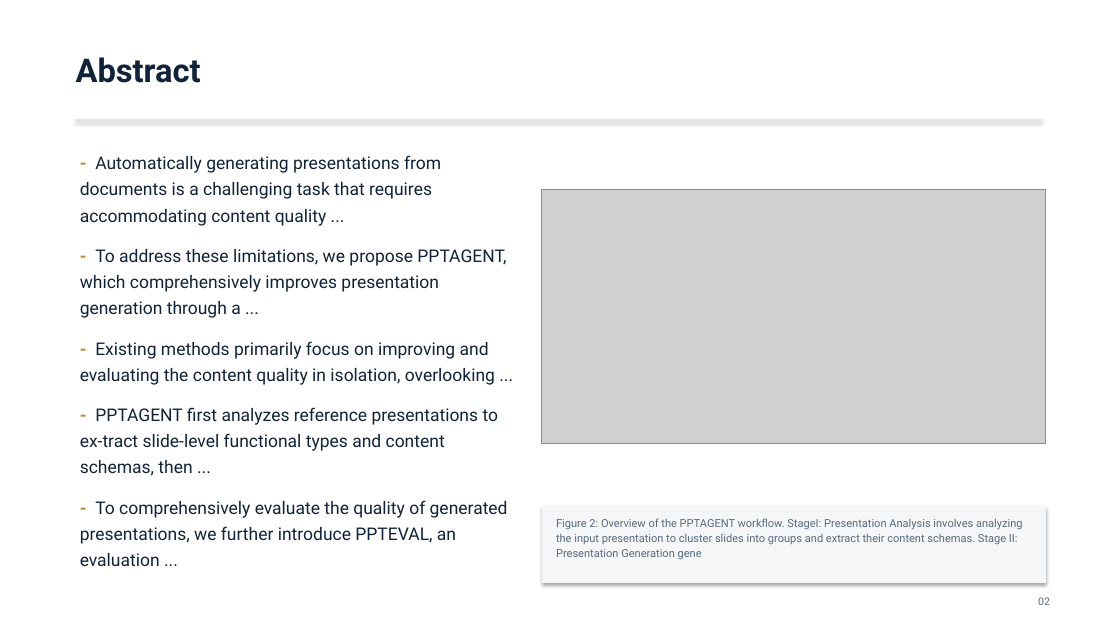
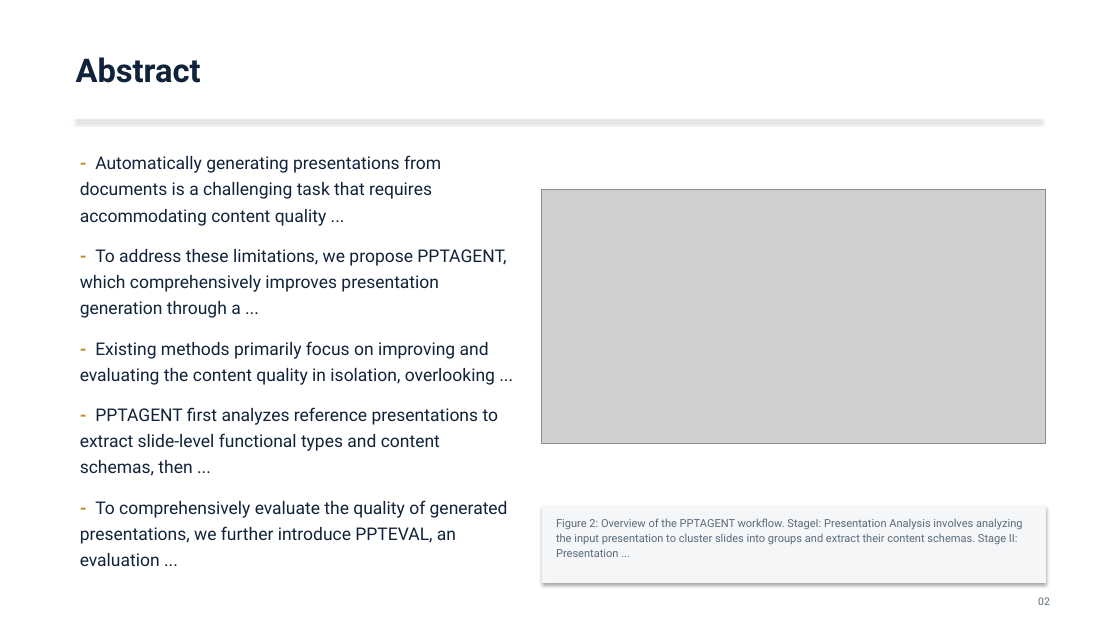
Before and after one commit to Mizuki0215/capstone-ppt-agent, a slide deck: slide 2 of out/PPTAgent_2501.03936.pptx. Drawn at 1120x630 pixels with LibreOffice and Linux fonts; fonts in the diff are those of the drawing; grey boxes stand for pictures. Boxes give left, top, right and bottom in pixels: in the first picture for what was removed or moved away, otherwise in the second. Text is boxed around its words. In the diff, an @@ line names an element or a change of style, - is before the commit and + after.

```diff
--- a/out/PPTAgent_2501.03936.pptx
+++ b/out/PPTAgent_2501.03936.pptx
@@ text at [80, 407, 499, 476]: text changed @@
-- PPTAGENT first analyzes reference presentations to ex-tract slide-level functional types and content schemas, then ...
+- PPTAGENT first analyzes reference presentations to extract slide-level functional types and content schemas, then ...
@@ text at [556, 518, 1023, 557]: text changed @@
-Figure 2: Overview of the PPTAGENT workflow. StageI: Presentation Analysis involves analyzing the input presentation to cluster slides into groups and extract their content schemas. Stage II: Presentation Generation gene
+Figure 2: Overview of the PPTAGENT workflow. StageI: Presentation Analysis involves analyzing the input presentation to cluster slides into groups and extract their content schemas. Stage II: Presentation ...
```
Also in this commit, not shown: 3 other slides changed, 8 other files.
